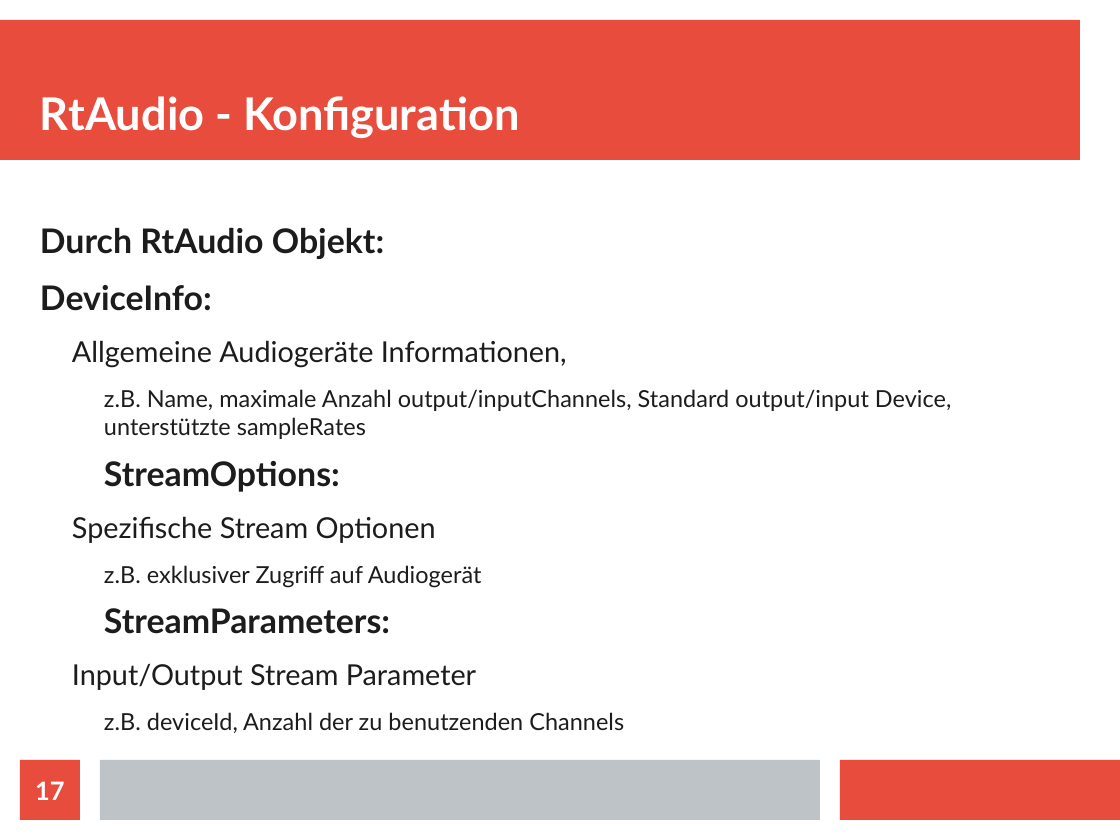
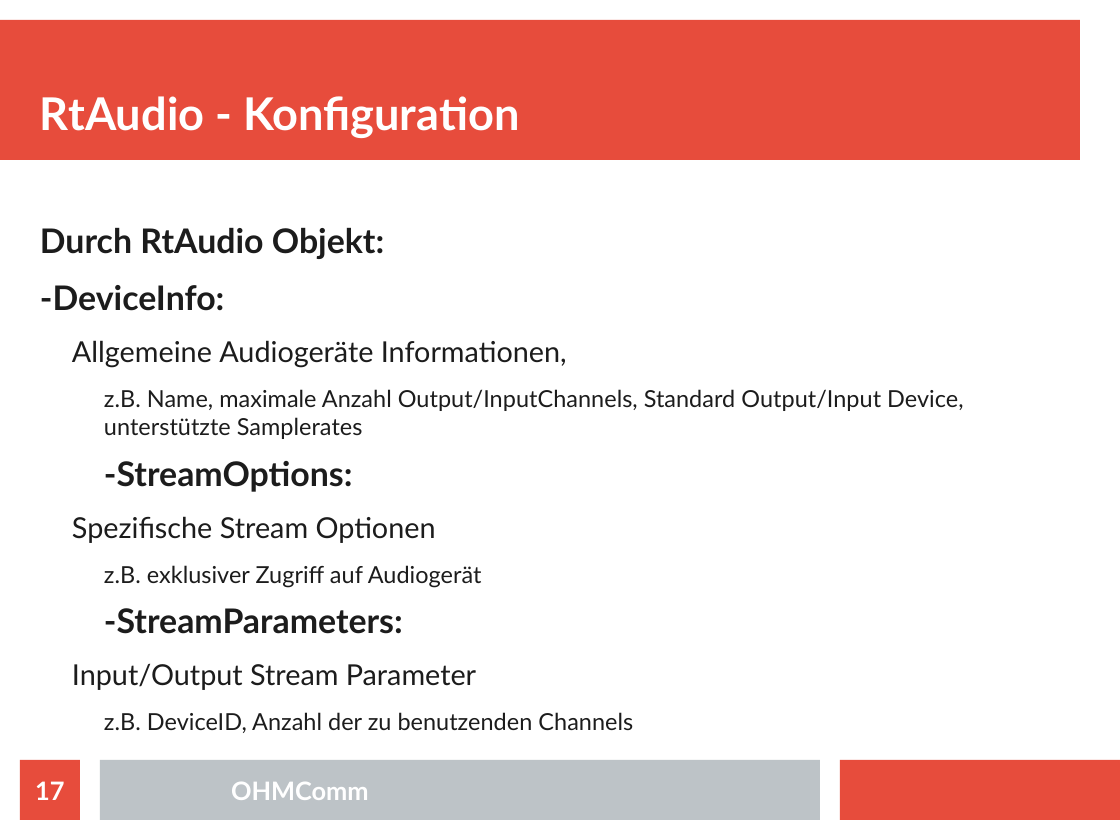
Before and after one commit to doe300/OHMComm, a slide deck: slide 17 of documents/OHMCommPres.odp. Drawn at 1120x840 pixels with LibreOffice and Linux fonts; fonts in the diff are those of the drawing. Boxes give left, top, right and bottom in pixels: in the first picture for what was removed or moved away, otherwise in the second. Text is boxed around its words. In the diff, an @@ line names an element or a change of style, - is before the commit and + after.

```diff
--- a/documents/OHMCommPres.odp
+++ b/documents/OHMCommPres.odp
@@ text at <box>40,285,224,311</box>: text changed @@
-DeviceInfo:
+-DeviceInfo:
@@ text at <box>104,389,963,492</box>: text changed @@
-    z.B. Name, maximale Anzahl output/inputChannels, Standard output/input Device, unterstützte sampleRates
-StreamOptions:
+    z.B. Name, maximale Anzahl Output/InputChannels, Standard Output/Input Device, unterstützte Samplerates
+-StreamOptions:
@@ text at <box>104,608,403,634</box>: text changed @@
-StreamParameters:
+-StreamParameters:
@@ text at <box>104,712,633,733</box>: text changed @@
-    z.B. deviceId, Anzahl der zu benutzenden Channels
+    z.B. DeviceID, Anzahl der zu benutzenden Channels
@@ text added at <box>231,782,369,800</box>, 18 pt, text #FFFFFF, bold @@
+OHMComm
```
Also in this commit, not shown: 24 other slides changed, 2 slides added, 5 slides removed.
